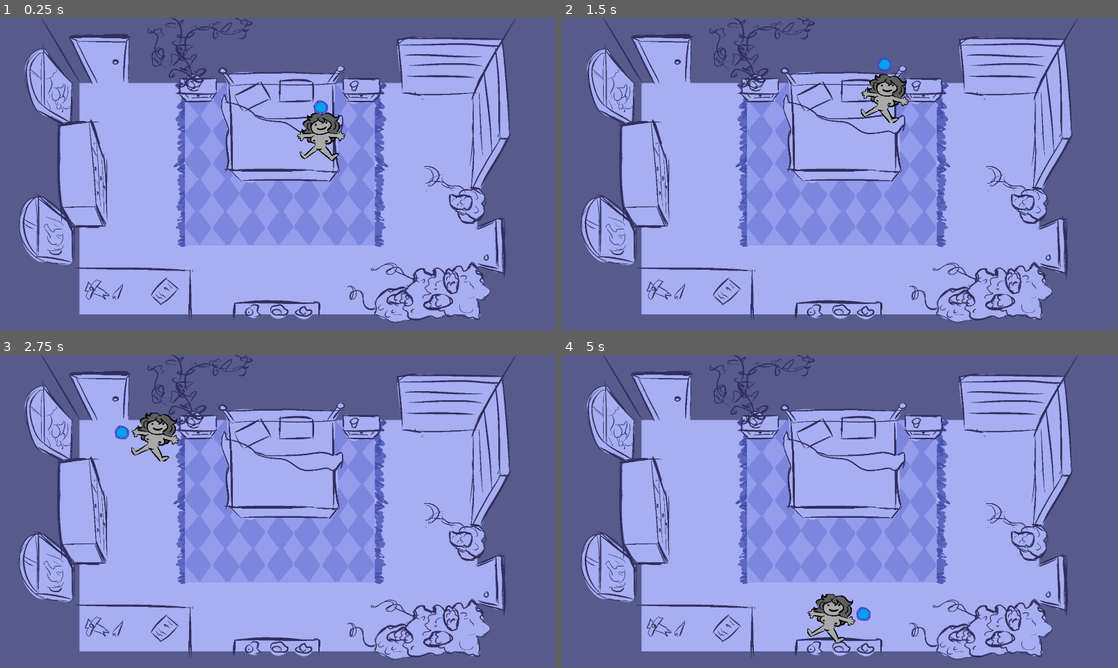
Above: before the commit, frames 1-4 (two rows, left to right).
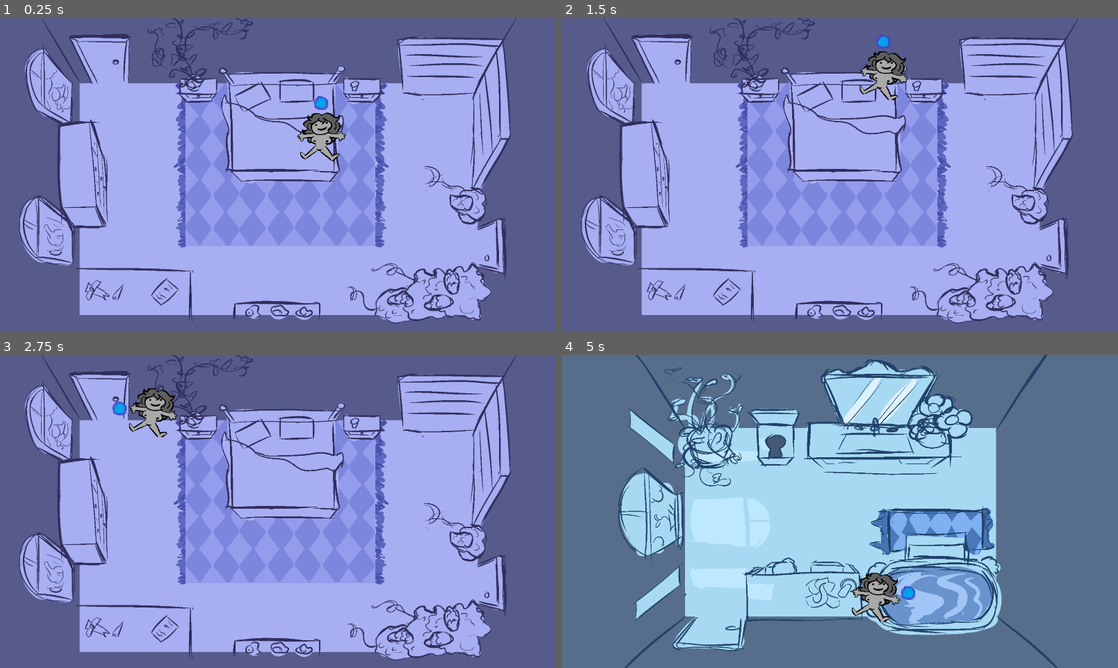
Above: after the commit, the same moments.

Repository: Jigamaree/Witchs-Orders
Game: Godot game, scene res://Scenes/Room_Bedroom.tscn
The game is run twice, just before and just after one commit, with the same random seed, the same clock (stepped at 60 frames per second) and the same inputs.
Inputs:
- Up to frame 1 (0.25 s): no input
- Up to frame 2 (1.5 s): tap Enter (ui_accept) at 0.5, 1.35 s; hold Enter (ui_accept) 0.53-1.28 s; hold Up (ui_up) from 0.53 s (still down)
- Up to frame 3 (2.75 s): tap Enter (ui_accept) at 1.52, 1.82 s; release Up (ui_up) at 2.03 s; hold Left (ui_left) from 2.03 s (still down); hold Enter (ui_accept) from 2.03 s (still down)
- Up to frame 4 (5 s): release Enter (ui_accept) at 2.78 s; tap Enter (ui_accept) at 2.85, 3.02, 3.32, 4.35, 4.52, 4.82 s; release Left (ui_left) at 3.53 s; hold Down (ui_down) 3.53-4.28 s; hold Enter (ui_accept) 3.53-4.28 s; hold Right (ui_right) from 4.28 s (still down)
In our replay, the window is 799x449 before the commit and 800x450 after it. These sizes can differ from the game's own. Grey fills any space a smaller window leaves; there, only what the larger window draws over its background counts as a difference.

The runs differ from the first frame. In frame 1, 5.3% of the frame differs, in the area x 3-93%, y 0-98%; in frame 2, 6.3%; in frame 3, 6.5%; in frame 4, 68%, in the area x 3-93%, y 0-100%.

Commit message:
Added Bathroom. Added Game Icon. Changed game to be resizable. Added GlobalVariable and SaveData global scripts. Made things interactable and doors move through-able... once.

Diff:
--- a/Scenes/PlayerCharacter.tscn
+++ b/Scenes/PlayerCharacter.tscn
@@ -46,14 +46,14 @@
 position = Vector2(85, 87.5)
 shape = SubResource("RectangleShape2D_5gnj7")
 
-[node name="InteractionArea" type="Area2D" parent="." unique_id=1365480106]
+[node name="InteractionArea" type="Area2D" parent="." unique_id=1365480106 groups=["player"]]
 position = Vector2(84, -3)
 
-[node name="CollisionShapeUp" type="CollisionShape2D" parent="InteractionArea" unique_id=335690687]
+[node name="CollisionShapeUp" type="CollisionShape2D" parent="InteractionArea" unique_id=335690687 groups=["player"]]
 position = Vector2(0, -12)
 shape = SubResource("RectangleShape2D_mdaju")
 
-[node name="Sprite2D" type="Sprite2D" parent="InteractionArea/CollisionShapeUp" unique_id=1322777654]
+[node name="Sprite2D" type="Sprite2D" parent="InteractionArea/CollisionShapeUp" unique_id=1322777654 groups=["player"]]
 position = Vector2(0.4999962, -0.25)
 scale = Vector2(0.86428565, 0.80714285)
 texture = ExtResource("5_r4x55")
--- /dev/null
+++ b/Scenes/Room_Bathroom.tscn
@@ -0,0 +1,43 @@
+[gd_scene format=3 uid="uid://ckat5o2py34w2"]
+
+[ext_resource type="Texture2D" uid="uid://c2y8j5wrxybra" path="res://Art/Backgrounds/BathroomTest.png" id="1_j1rt5"]
+[ext_resource type="PackedScene" uid="uid://mfyiyjn3xqfg" path="res://Scenes/PlayerCharacter.tscn" id="2_jkohm"]
+[ext_resource type="Script" uid="uid://4vfyscd3qu3x" path="res://Scripts/interactableDoor.gd" id="3_jkohm"]
+[ext_resource type="PackedScene" uid="uid://828q7e0vina0" path="res://Scenes/Room_Bedroom.tscn" id="4_osrva"]
+
+[sub_resource type="RectangleShape2D" id="RectangleShape2D_j1rt5"]
+size = Vector2(168, 168)
+
+[node name="RoomBedroom" type="Control" unique_id=742149808]
+layout_mode = 3
+anchors_preset = 15
+anchor_right = 1.0
+anchor_bottom = 1.0
+grow_horizontal = 2
+grow_vertical = 2
+
+[node name="Background" type="TextureRect" parent="." unique_id=1710820961]
+layout_mode = 0
+offset_right = 1920.0
+offset_bottom = 1080.0
+size_flags_horizontal = 3
+texture = ExtResource("1_j1rt5")
+
+[node name="RoomBoundary" type="StaticBody2D" parent="." unique_id=1165903164]
+
+[node name="CollisionPolygon2D" type="CollisionPolygon2D" parent="RoomBoundary" unique_id=1423180495]
+build_mode = 1
+polygon = PackedVector2Array(426, 258, 426, 904, 1500, 907, 1502, 247)
+
+[node name="PlayerCharacter" parent="." unique_id=725370827 instance=ExtResource("2_jkohm")]
+position = Vector2(460, 738)
+
+[node name="Collisions" type="Node2D" parent="." unique_id=547089238]
+
+[node name="BathToBedDoor_Area" type="Area2D" parent="Collisions" unique_id=1245137945 groups=["door", "interactable"]]
+script = ExtResource("3_jkohm")
+roomDestination = ExtResource("4_osrva")
+
+[node name="BathToBedDoor_Collision" type="CollisionShape2D" parent="Collisions/BathToBedDoor_Area" unique_id=858230846]
+position = Vector2(540, 991)
+shape = SubResource("RectangleShape2D_j1rt5")
--- a/Scenes/Room_Bedroom.tscn
+++ b/Scenes/Room_Bedroom.tscn
@@ -2,6 +2,15 @@
 
 [ext_resource type="PackedScene" uid="uid://mfyiyjn3xqfg" path="res://Scenes/PlayerCharacter.tscn" id="1_7wu3l"]
 [ext_resource type="Texture2D" uid="uid://b323e23x8pls5" path="res://Art/Backgrounds/BedroomTest.png" id="1_sec1b"]
+[ext_resource type="Script" uid="uid://ds2chr61mq80b" path="res://Scripts/interactableObject.gd" id="3_anmqx"]
+[ext_resource type="Script" uid="uid://4vfyscd3qu3x" path="res://Scripts/interactableDoor.gd" id="4_t7h02"]
+[ext_resource type="PackedScene" uid="uid://ckat5o2py34w2" path="res://Scenes/Room_Bathroom.tscn" id="5_axkeq"]
+
+[sub_resource type="RectangleShape2D" id="RectangleShape2D_t7h02"]
+size = Vector2(152, 294.5)
+
+[sub_resource type="RectangleShape2D" id="RectangleShape2D_anmqx"]
+size = Vector2(126, 220)
 
 [node name="RoomBedroom" type="Control" unique_id=742149808]
 layout_mode = 3
@@ -11,25 +20,36 @@
 grow_horizontal = 2
 grow_vertical = 2
 
-[node name="StaticBody2D" type="StaticBody2D" parent="." unique_id=1165903164]
-
-[node name="CollisionPolygon2D" type="CollisionPolygon2D" parent="StaticBody2D" unique_id=1499209645]
-position = Vector2(-5, -7)
-build_mode = 1
-polygon = PackedVector2Array(278, 221, 275, 1027, 1655, 1042, 1640, 209)
-
-[node name="Container" type="Container" parent="." unique_id=1004992947]
-layout_mode = 1
-anchors_preset = 15
-anchor_right = 1.0
-anchor_bottom = 1.0
-grow_horizontal = 2
-grow_vertical = 2
-
-[node name="TextureRect" type="TextureRect" parent="Container" unique_id=1710820961]
-layout_mode = 2
+[node name="Background" type="TextureRect" parent="." unique_id=1710820961]
+layout_mode = 0
+offset_right = 1920.0
+offset_bottom = 1080.0
 size_flags_horizontal = 3
 texture = ExtResource("1_sec1b")
 
+[node name="RoomBoundary" type="StaticBody2D" parent="." unique_id=1165903164]
+
+[node name="CollisionPolygon2D" type="CollisionPolygon2D" parent="RoomBoundary" unique_id=1499209645]
+position = Vector2(-5, -7)
+build_mode = 1
+polygon = PackedVector2Array(226, 136, 218, 1033, 1696, 1046, 1686, 135)
+
 [node name="PlayerCharacter" parent="." unique_id=725370827 instance=ExtResource("1_7wu3l")]
 position = Vector2(1025, 323)
+
+[node name="Collisions" type="Node2D" parent="." unique_id=547089238]
+
+[node name="DresserArea" type="Area2D" parent="Collisions" unique_id=1624706117 groups=["interactable"]]
+script = ExtResource("3_anmqx")
+
+[node name="DresserInteract" type="CollisionShape2D" parent="Collisions/DresserArea" unique_id=1279351204]
+position = Vector2(280, 531.75)
+shape = SubResource("RectangleShape2D_t7h02")
+
+[node name="DoorArea_Bathroom" type="Area2D" parent="Collisions" unique_id=178063473 groups=["door", "interactable"]]
+script = ExtResource("4_t7h02")
+roomDestination = ExtResource("5_axkeq")
+
+[node name="Door_Bathroom_Interact" type="CollisionShape2D" parent="Collisions/DoorArea_Bathroom" unique_id=1802071776]
+position = Vector2(376, 114)
+shape = SubResource("RectangleShape2D_anmqx")
--- /dev/null
+++ b/Scripts/GlobalScripts/GlobalVariables.gd
@@ -0,0 +1,12 @@
+extends Node
+
+enum interactableType {
+	OBJECT,
+	DOOR,
+	ENTITY,
+}
+
+enum doorsInHouse {
+	BATHROOM_TO_BEDROOM,
+	BEDROOM_TO_BATHROOM,
+}
--- /dev/null
+++ b/Scripts/GlobalScripts/SaveData.gd
@@ -0,0 +1,5 @@
+extends Node
+
+### SINGLE SAVE DATA
+
+### MULTI-RUN DATA
--- /dev/null
+++ b/Scripts/interactableDoor.gd
@@ -0,0 +1,7 @@
+extends interactableObject
+
+@export var roomDestination: PackedScene
+
+func interact() -> void:
+	print("Hit!")
+	get_tree().change_scene_to_packed(roomDestination)
--- /dev/null
+++ b/Scripts/interactableObject.gd
@@ -0,0 +1,12 @@
+extends Area2D
+class_name interactableObject
+
+@export var objectName: String
+@export var objectType: int
+
+func _on_area_entered(area: Area2D) -> void:
+	if area.is_in_group("player"):
+		print("!!!")
+
+func interact() -> void:
+	print("I'm an object!")
--- a/Scripts/playerCharacter.gd
+++ b/Scripts/playerCharacter.gd
@@ -8,8 +8,12 @@
 @onready var markerLeft = $InteractionPoints/MarkerLeft
 @onready var markerRight = $InteractionPoints/MarkerRight
 
+#func _init() -> void:
+
+func _ready() -> void:
+	interactionArea.position = markerUp.position
+
 func _physics_process(delta: float) -> void:
-
 	#first move the interaction area to the relevant point
 	if Input.is_action_just_pressed("ui_up"):
 		interactionArea.position = markerUp.position
@@ -32,3 +36,14 @@
 		characterSprite.play("walk")
 	else:
 		characterSprite.play("default")
+
+func _input(event: InputEvent) -> void:
+	if event.is_action_pressed("ui_accept"):
+		for area in interactionArea.get_overlapping_areas():
+			print(area.to_string())
+			if area.is_in_group("interactable"):
+				print("Interact~!")
+				area.interact()
+				break
+
+		# check for colliding objects
--- a/project.godot
+++ b/project.godot
@@ -13,12 +13,27 @@
 config/name="Witch's Orders"
 run/main_scene="uid://828q7e0vina0"
 config/features=PackedStringArray("4.6", "GL Compatibility")
-config/icon="res://icon.svg"
+config/icon="uid://bjfjm5k14gpqh"
+
+[autoload]
+
+GlobalVariables="*uid://c2hb0jltn7m1y"
+SaveData="*uid://dqumbu652o1om"
 
 [display]
 
 window/size/viewport_width=1920
 window/size/viewport_height=1080
+window/size/initial_position_type=3
+window/stretch/mode="viewport"
+window/stretch/aspect="expand"
+
+[global_group]
+
+player=""
+interactable=""
+door=""
+entity=""
 
 [physics]
 
Binary file added: Art/Backgrounds/BathroomTest.png
Not shown, added: Art/Backgrounds/BathroomTest.png.import
Binary file added: Art/GameIcon.png
Not shown, added: Art/GameIcon.png.import
Not shown, added: Scripts/GlobalScripts/GlobalVariables.gd.uid
Not shown, added: Scripts/GlobalScripts/SaveData.gd.uid
Not shown, added: Scripts/interactableDoor.gd.uid
Not shown, added: Scripts/interactableObject.gd.uid
